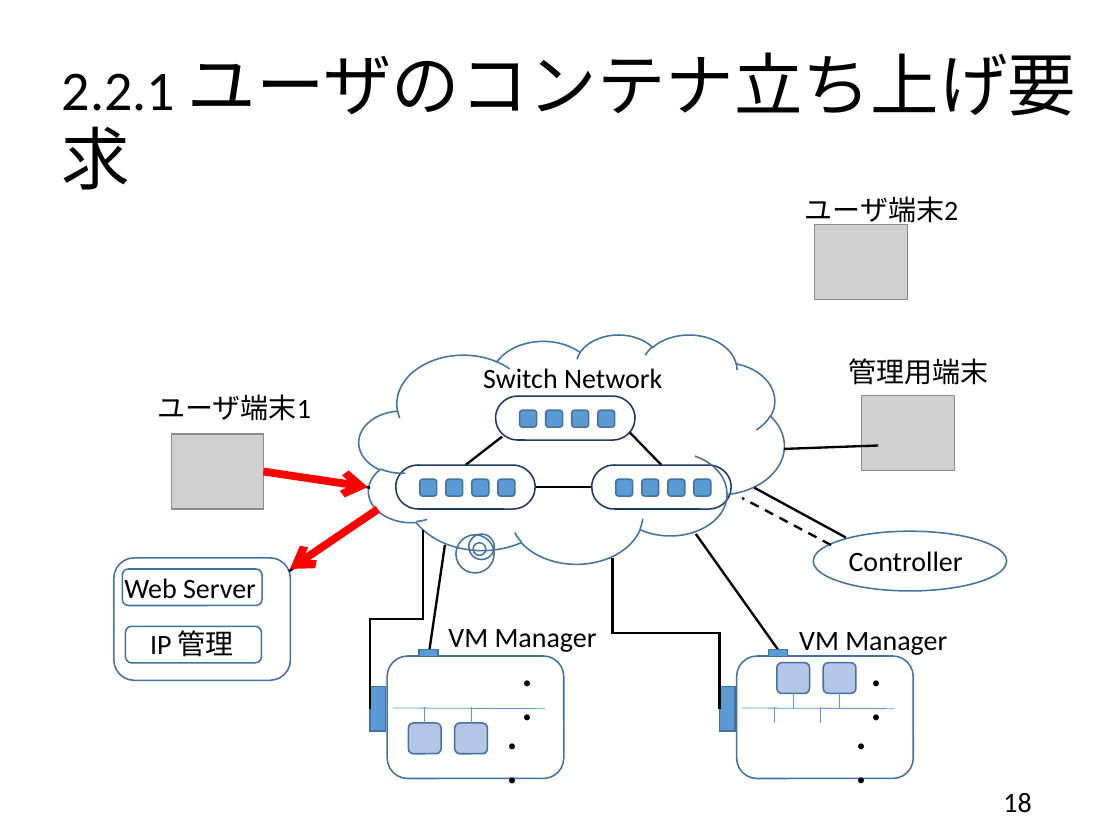
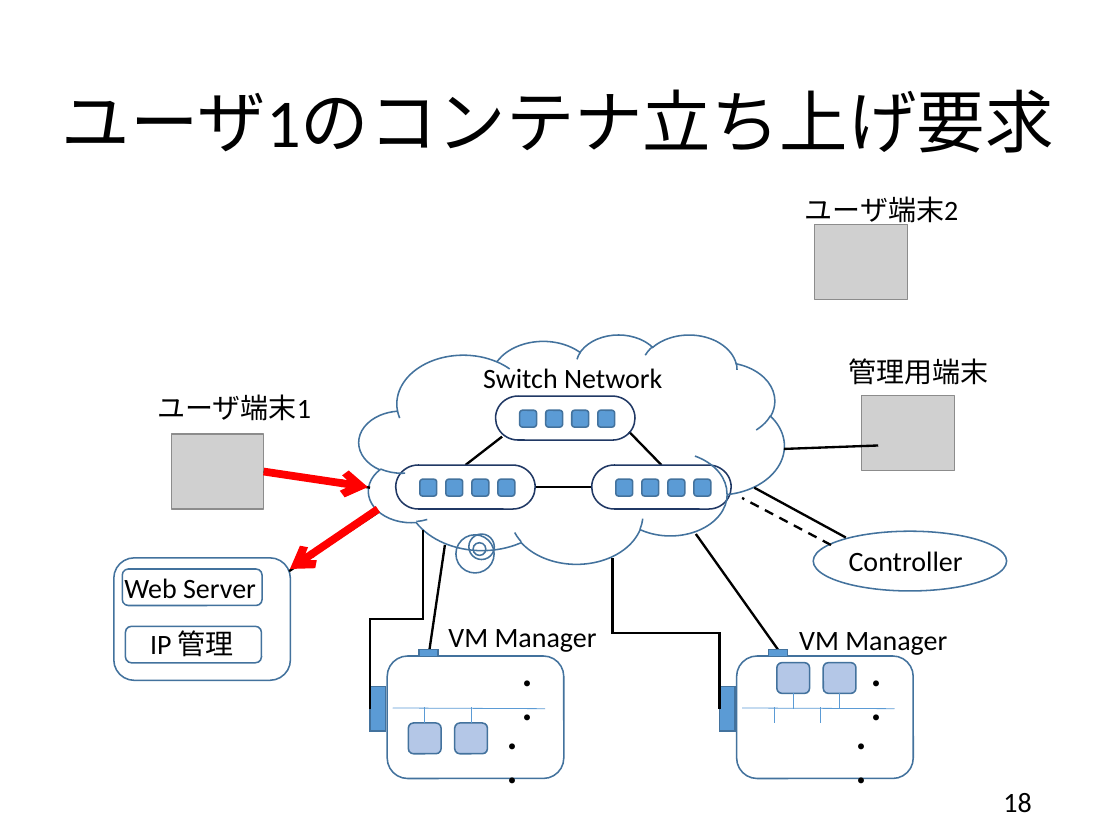
Before and after one commit to handai-trema/IaaS-amn, a slide deck: slide 18 of report_slide.pptx. Drawn at 1120x840 pixels with LibreOffice and Linux fonts; fonts in the diff are those of the drawing; grey boxes stand for pictures. Boxes give left, top, right and bottom in pixels: in the first picture for what was removed or moved away, otherwise in the second. Text is boxed around its words. In the diff, an @@ line names an element or a change of style, - is before the commit and + after.

```diff
--- a/report_slide.pptx
+++ b/report_slide.pptx
@@ title at [62,89,1054,153]: text changed @@
-2.2.1 ユーザのコンテナ立ち上げ要求
+ユーザ1のコンテナ立ち上げ要求
```
Also in this commit, not shown: 10 other slides changed.
